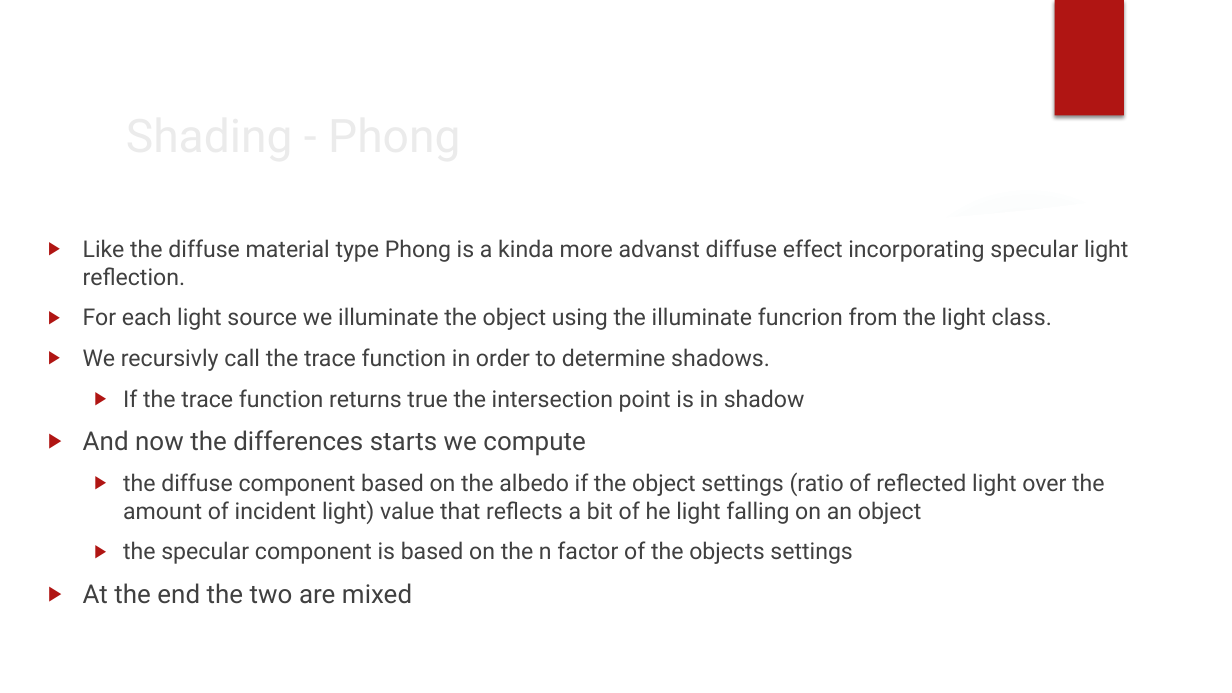
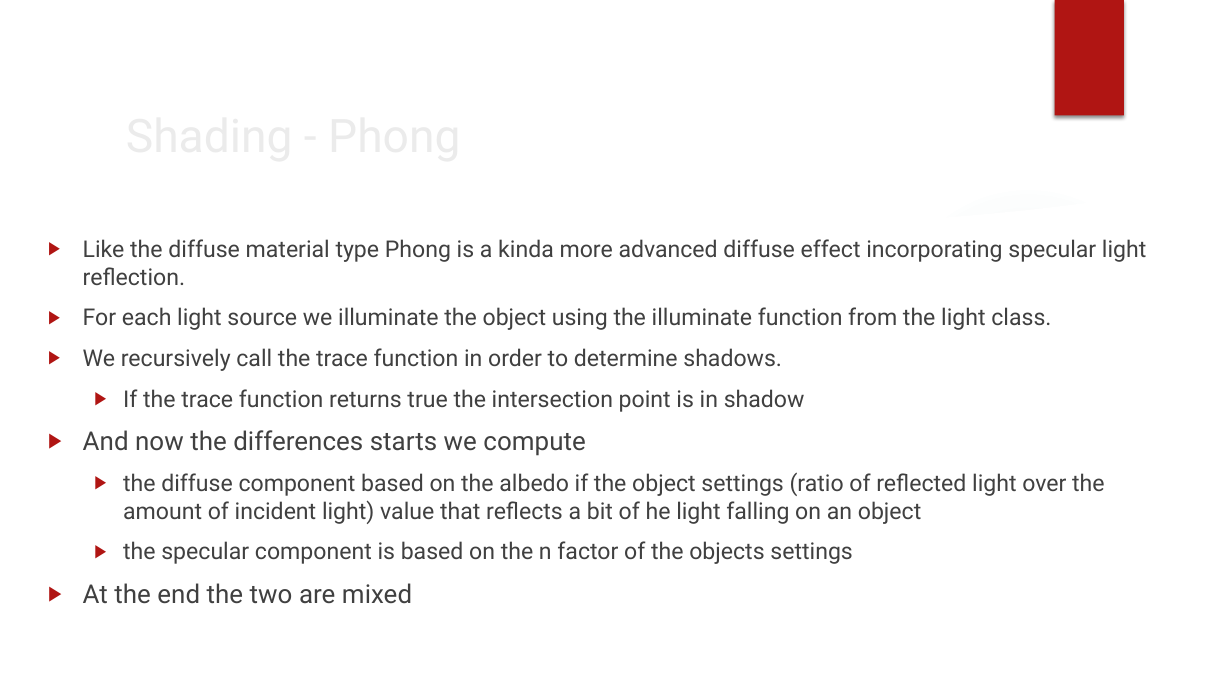
Before and after one commit to koxakis/RayTracing_FPGA, a slide deck: slide 18 of documentation/software/Base_render_system_documentation.pptx (slide 17 before the commit). Drawn at 1232x693 pixels with LibreOffice and Linux fonts; fonts in the diff are those of the drawing; background and template pictures are left out. Boxes give left, top, right and bottom in pixels: in the first picture for what was removed or moved away, otherwise in the second. Text is boxed around its words. In the diff, an @@ line names an element or a change of style, - is before the commit and + after.

Commit message:
further improoving all materials scene

```diff
--- a/documentation/software/Base_render_system_documentation.pptx
+++ b/documentation/software/Base_render_system_documentation.pptx
@@ text at [83,239,1146,371]: text changed @@
-▶ Like the diffuse material type Phong is a kinda more advanst diffuse effect incorporating specular light reflection.
-▶ For each light source we illuminate the object using the illuminate funcrion from the light class.
-▶ We recursivly call the trace function in order to determine shadows.
+▶ Like the diffuse material type Phong is a kinda more advanced diffuse effect incorporating specular light reflection.
+▶ For each light source we illuminate the object using the illuminate function from the light class.
+▶ We recursively call the trace function in order to determine shadows.
```
Also in this commit, not shown: 12 other slides changed, 1 slide added, 3 other files.
